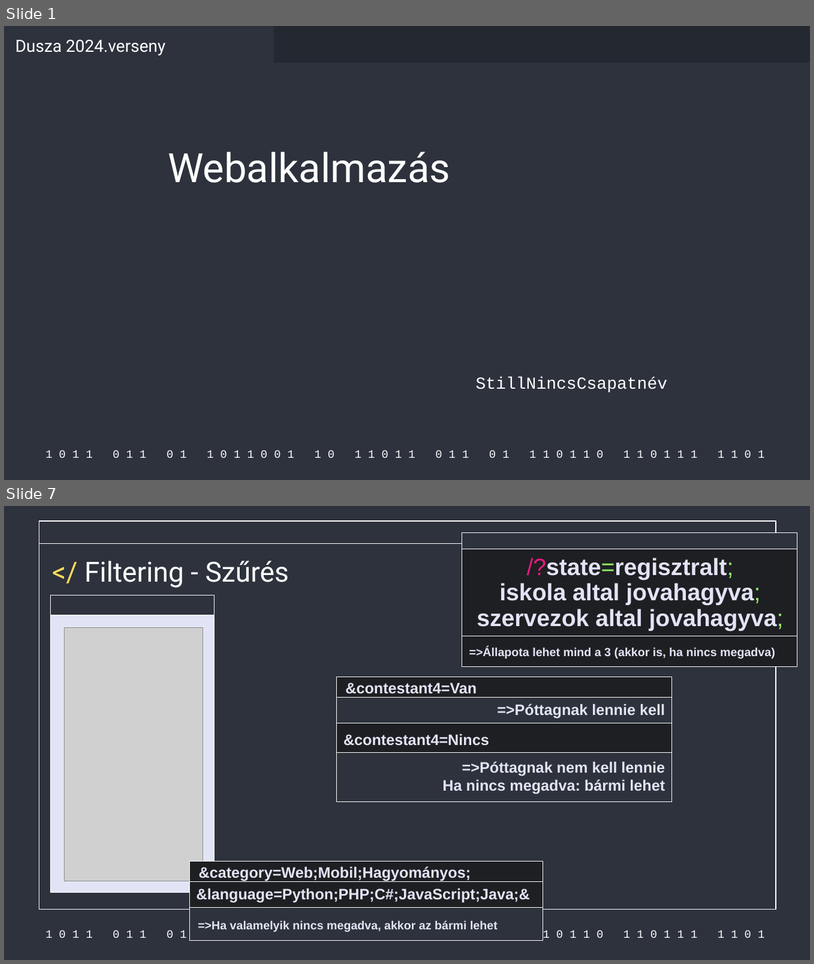
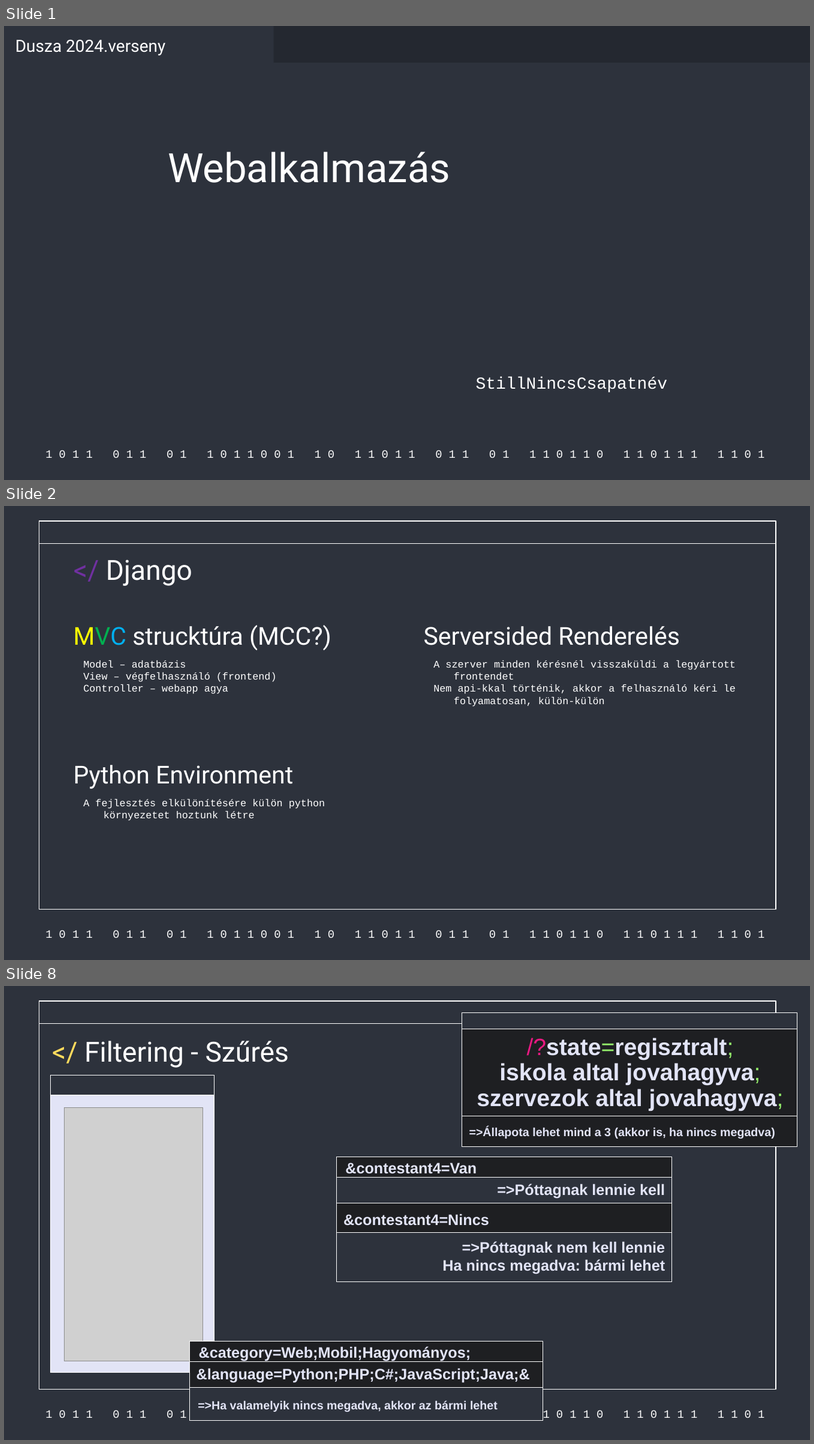
Before and after one commit to Acsilaa/dusza2024-25, a slide deck: Hell yeah ppt.pptx. Shown one above the other, each under a label of ours: slides 1 and 7 before the commit, slides 1, 2 and 8 after it; the slides between them are not shown. The pictures are 814x964 and 814x1444 pixels, drawn with LibreOffice and Linux fonts; fonts in the diff are those of the drawing; grey boxes stand for pictures. Boxes give left, top, right and bottom in pixels: in the first picture for what was removed or moved away, otherwise in the second. Text is boxed around its words. In the diff, an @@ line names an element or a change of style, - is before the commit and + after.

```diff
--- a/Hell yeah ppt.pptx
+++ b/Hell yeah ppt.pptx
@@ slide 2 added at box(4, 506, 810, 960), background #2D323C; not listed: 3 template elements that a slide beside it also shows @@
@@ title added at box(106, 559, 192, 586), 33 pt, text #FFFFFF @@
+</ Django
@@ title added at box(74, 625, 332, 650), 29.3 pt, text #FFFFFF @@
+MVC strucktúra (MCC?)
@@ title added at box(424, 626, 680, 645), 29.3 pt, text #FFFFFF @@
+Serversided Renderelés
@@ subtitle added at box(83, 660, 277, 694), 12 pt, text #FFFFFF @@
+Model – adatbázis
+View – végfelhasználó (frontend)
+Controller – webapp agya
@@ subtitle added at box(434, 660, 736, 706), 12 pt, text #FFFFFF @@
+A szerver minden kérésnél visszaküldi a legyártott frontendet
+Nem api-kkal történik, akkor a felhasználó kéri le folyamatosan, külön-külön
@@ title added at box(74, 765, 293, 789), 29.3 pt, text #FFFFFF @@
+Python Environment
@@ subtitle added at box(83, 799, 325, 820), 12 pt, text #FFFFFF @@
+A fejlesztés elkülönítésére külön python környezetet hoztunk létre
@@ what was slide 7 is now slide 8 @@
```
Also in this commit, not shown: 6 slides changed.
